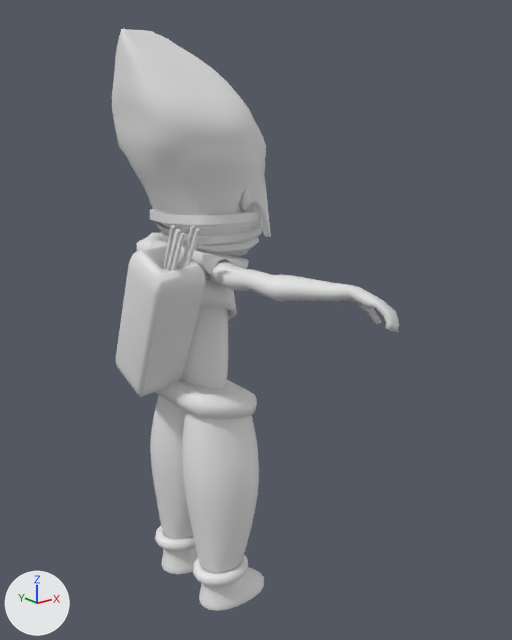
An edit to the FBX model Assets/WIP/Models/Characters/Ravi/Ravi(Re).fbx, drawn before and after from the same camera.
Before and after are seen from a camera (50 mm lens) standing at (-13.55, -19.91, 18.15) and looking at (1.51, -1.08, 10.62). Lighting does not change. The marker at lower left points along +X, +Y and +Z. Where no turn or scale is listed for an object, it has been applied to the vertices.

The scene before the commit, as lines of its bpy script (objects in view):
```python
me_cube_001 = bpy.data.meshes.new('Cube.001')
me_cube_001.from_pydata(...)  # 220 vertices, 216 faces; spans x -1.1..2.81, y -1.84..1.84, z -2.72..2.77
me_cube_028 = bpy.data.meshes.new('Cube.028')
me_cube_028.from_pydata(...)  # 1082 vertices, 1082 faces; spans x -1.84..1.89, y -1.95..1.79, z 2.15..4.16
me_cube_039 = bpy.data.meshes.new('Cube.039')
me_cube_039.from_pydata(...)  # 48 vertices, 36 faces; spans x -0.14..0.91, y -1.43..1.96, z -2.81..2.72
ob_arrows = bpy.data.objects.new('Arrows', me_cube_039)
ob_arrows.location = (-2.33, -0.85, 11.71)
ob_bag_ravi = bpy.data.objects.new('Bag(Ravi)', me_cube_001)
ob_bag_ravi.location = (-1.87, -0.01, 10.93)
ob_bandage_mask = bpy.data.objects.new('Bandage Mask', me_cube_028)
ob_bandage_mask.location = (0.25, 0.12, 10.46)
# also in view: 'L_Leg(Ravi)' at (-0.1, 1.18, 4.38); 'R_Arm' at (0.96, -3.83, 12.27); 'R_Shoe(Ravi)' at (0.05, -1.32, 0.75); 'Belt(Ravi)' at (-0.04, 0.04, 7.86); 'L_Shoe(Ravi)' at (0.05, 1.4, 0.75)
```
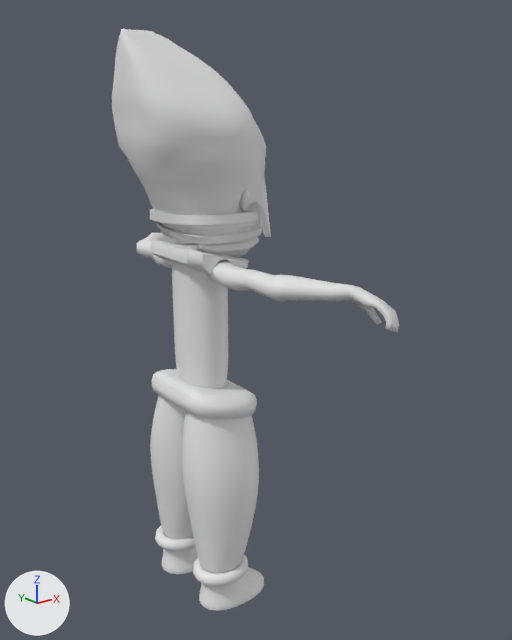
Pixel boxes [x1, y1, x2, y2] of what changed, in the pictures (512 x 640 px):
'Bag(Ravi)', deleted: before [116, 243, 237, 397]
'Arrows', deleted: before [163, 225, 200, 270]

Edits to the bpy script that builds the scene:
```text
Remove ob_arrows:
    ob_arrows = bpy.data.objects.new('Arrows', me_cube_039)
    ob_arrows.location = (-2.33, -0.85, 11.71)
Remove ob_bag_ravi:
    ob_bag_ravi = bpy.data.objects.new('Bag(Ravi)', me_cube_001)
    ob_bag_ravi.location = (-1.87, -0.01, 10.93)
```
